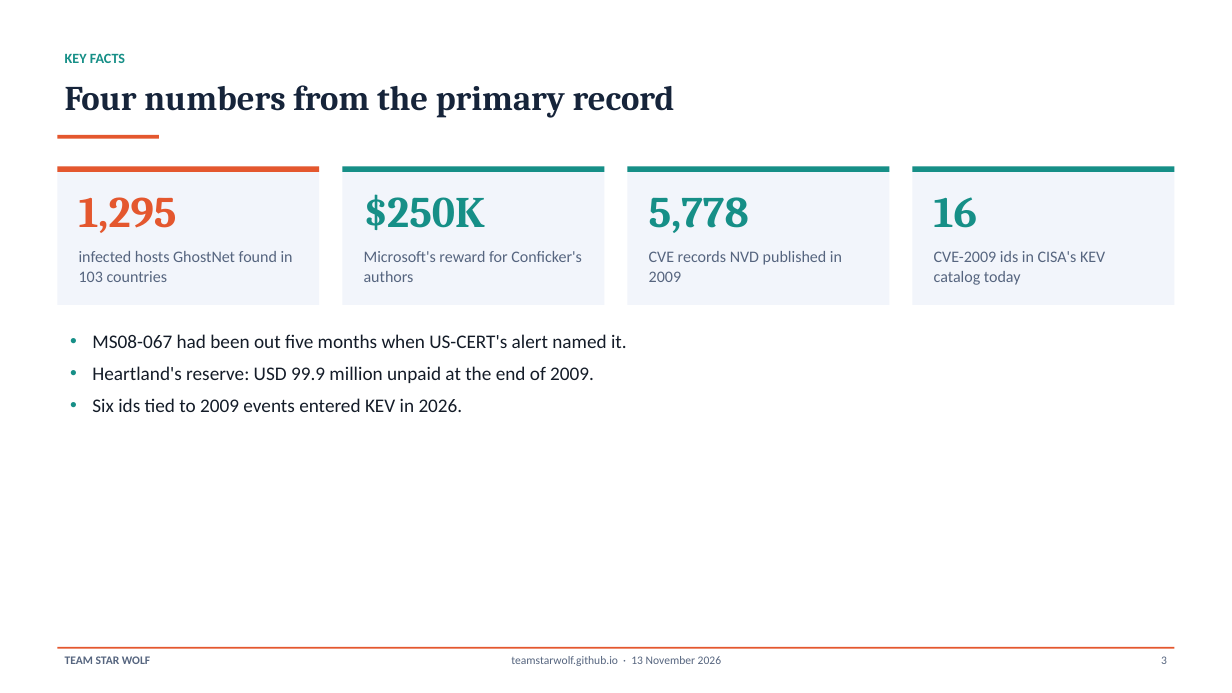
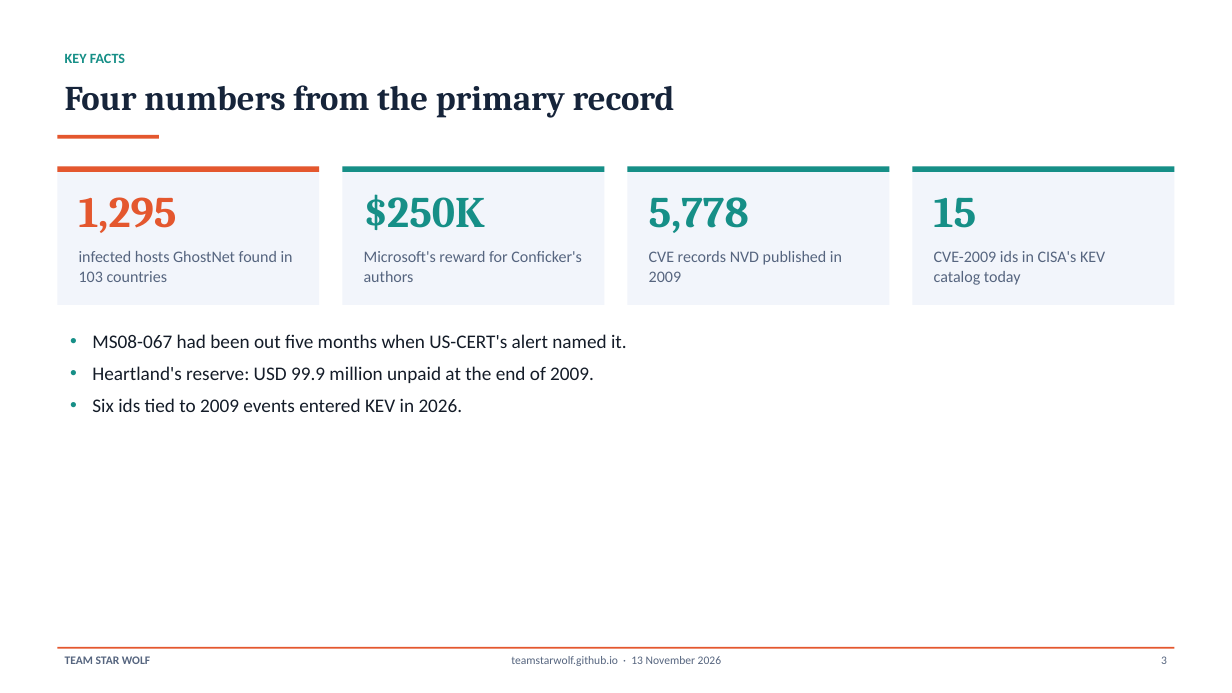
Before and after one commit to TeamStarWolf/TeamStarWolf, a slide deck: slide 3 of case-studies/slides/Chronicle_2009_Case_Study.pptx. Drawn at 1232x693 pixels with LibreOffice and Linux fonts; fonts in the diff are those of the drawing. Boxes give left, top, right and bottom in pixels: in the first picture for what was removed or moved away, otherwise in the second. Text is boxed around its words. In the diff, an @@ line names an element or a change of style, - is before the commit and + after.

```diff
--- a/case-studies/slides/Chronicle_2009_Case_Study.pptx
+++ b/case-studies/slides/Chronicle_2009_Case_Study.pptx
@@ text at bbox=[934, 197, 977, 228]: text changed @@
-16
+15
```
Also in this commit, not shown: 3 other files.
